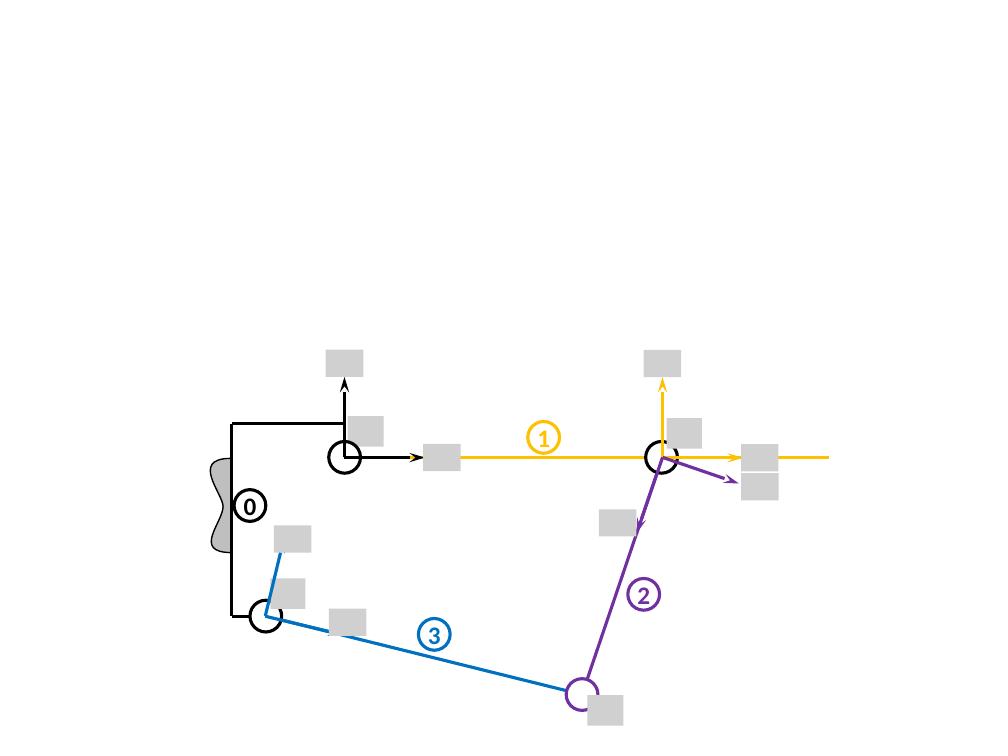
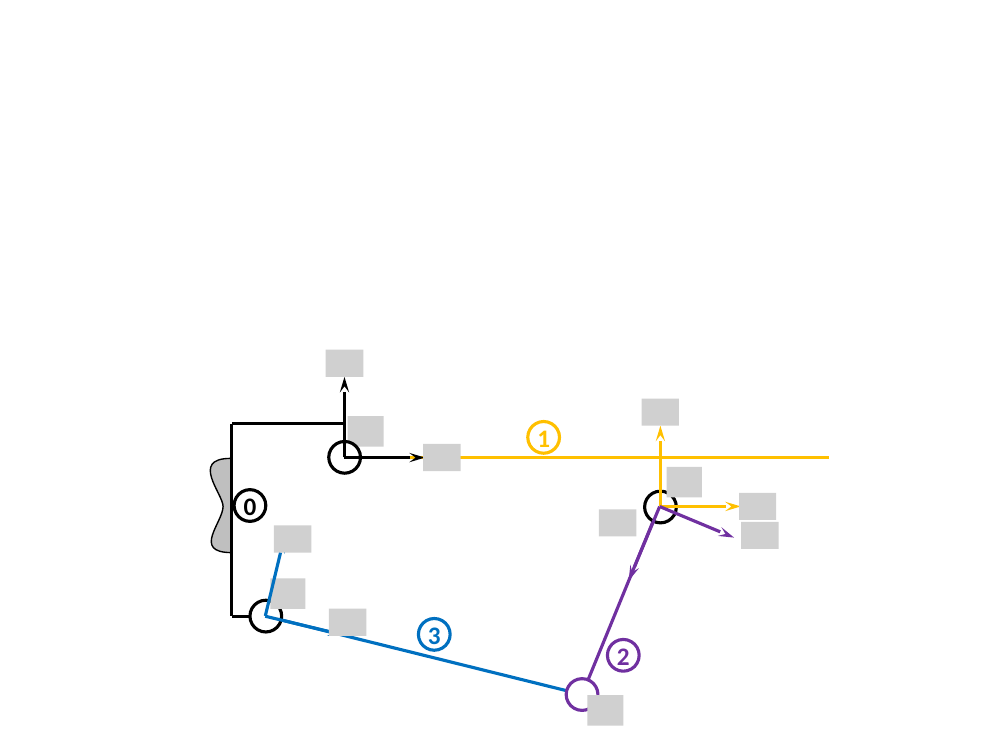
Before and after one commit to xpessoles/TP_Documents, a slide deck: slide 1 of Portail_ABB/EtudeTheorique/images/Figures.pptx. Drawn at 1008x756 pixels with LibreOffice and Linux fonts; fonts in the diff are those of the drawing; grey boxes stand for pictures. Boxes give left, top, right and bottom in pixels: in the first picture for what was removed or moved away, otherwise in the second. Text is boxed around its words. In the diff, an @@ line names an element or a change of style, - is before the commit and + after.

```diff
--- a/Portail_ABB/EtudeTheorique/images/Figures.pptx
+++ b/Portail_ABB/EtudeTheorique/images/Figures.pptx
@@ picture removed at (666,418,702,449) @@
@@ picture added at (666,467,702,497) @@
@@ picture removed at (741,473,778,500) @@
@@ line moved from (582, 695) - (662, 458) to (582, 695) - (659, 506) @@
@@ arrow moved from (662, 458) - (636, 533) to (659, 507) - (629, 581) @@
@@ 2 pictures, 2 arrows, 1 ellipse: place and size @@
-2 pictures, 2 arrows, 1 ellipse at (644,350,778,473)
+2 pictures, 2 arrows, 1 ellipse at (642,398,776,522)
@@ arrow moved from (663, 458) - (739, 484) to (660, 507) - (734, 537) @@
@@ picture added at (741,522,778,549) @@
@@ ellipse "2": place and size @@
-ellipse "2" at (628,579,659,610)
+ellipse "2" at (608,639,639,670)
```
Also in this commit, not shown: 8 other files.
